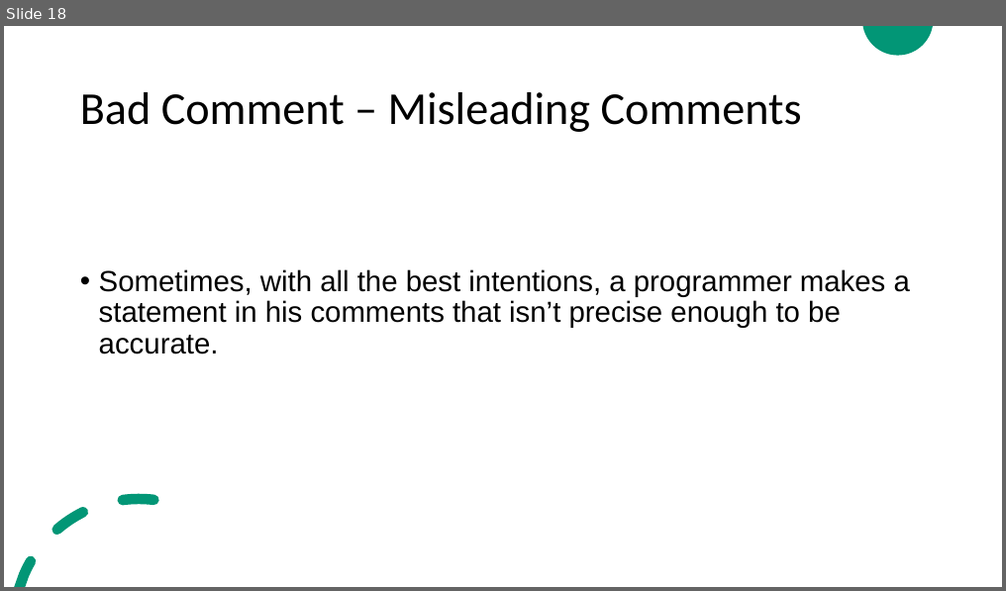
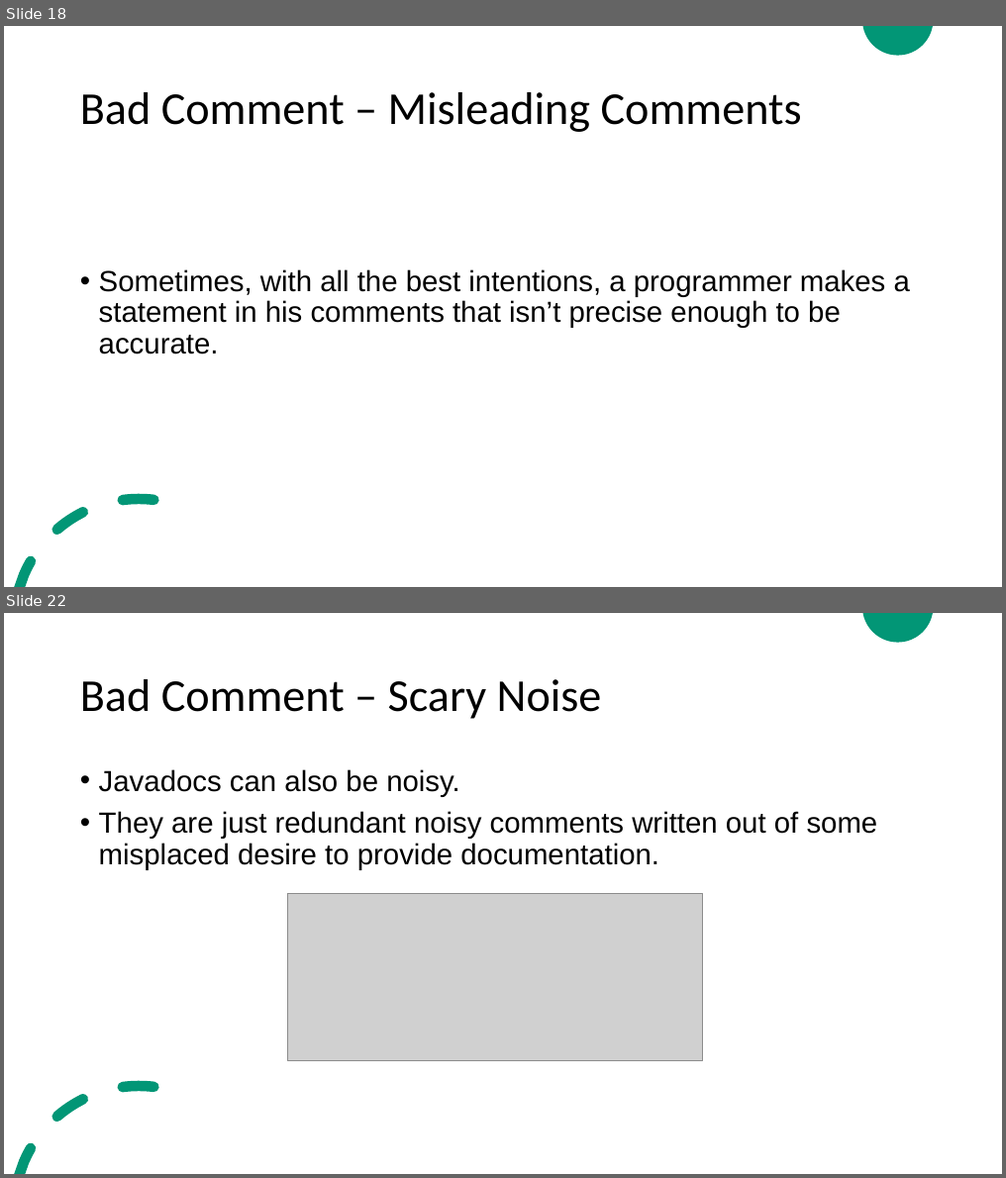
Before and after one commit to ZeinaZayed4/clean-code, a slide deck: Clean Code - Chapter 4.pptx. Shown one above the other, each under a label of ours: slide 18 before the commit, slides 18 and 22 after it; the slides between them are not shown. The pictures are 1006x591 and 1006x1178 pixels, drawn with LibreOffice and Linux fonts; fonts in the diff are those of the drawing; grey boxes stand for pictures. Boxes give left, top, right and bottom in pixels: in the first picture for what was removed or moved away, otherwise in the second. Text is boxed around its words. In the diff, an @@ line names an element or a change of style, - is before the commit and + after.

```diff
--- a/Clean Code - Chapter 4.pptx
+++ b/Clean Code - Chapter 4.pptx
@@ slide 22 added at [4,613,1002,1174], background #FFFFFF; not listed: 2 template elements that a slide beside it also shows @@
@@ title added at [80,679,602,719], 44 pt, text #000000 @@
+Bad Comment – Scary Noise
@@ text added at [99,769,878,870], 28 pt, text #000000 @@
+• Javadocs can also be noisy.
+• They are just redundant noisy comments written out of some misplaced desire to provide documentation.
@@ picture added at [288,894,703,1060] @@
```
Also in this commit, not shown: 14 other slides added.
